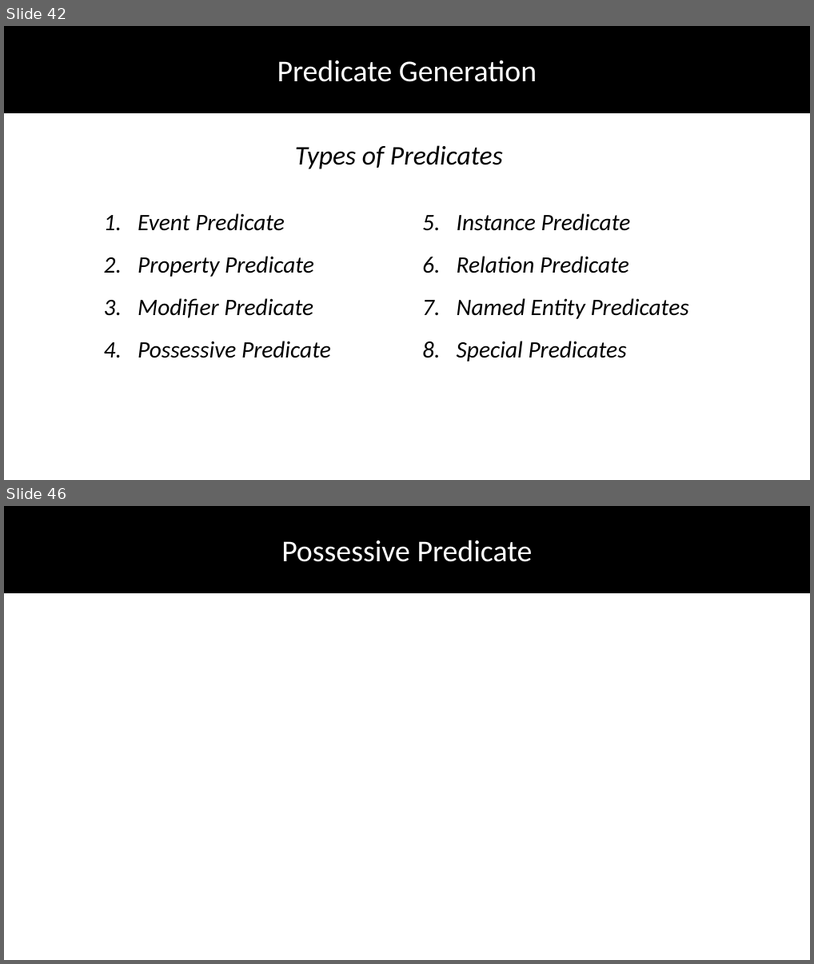
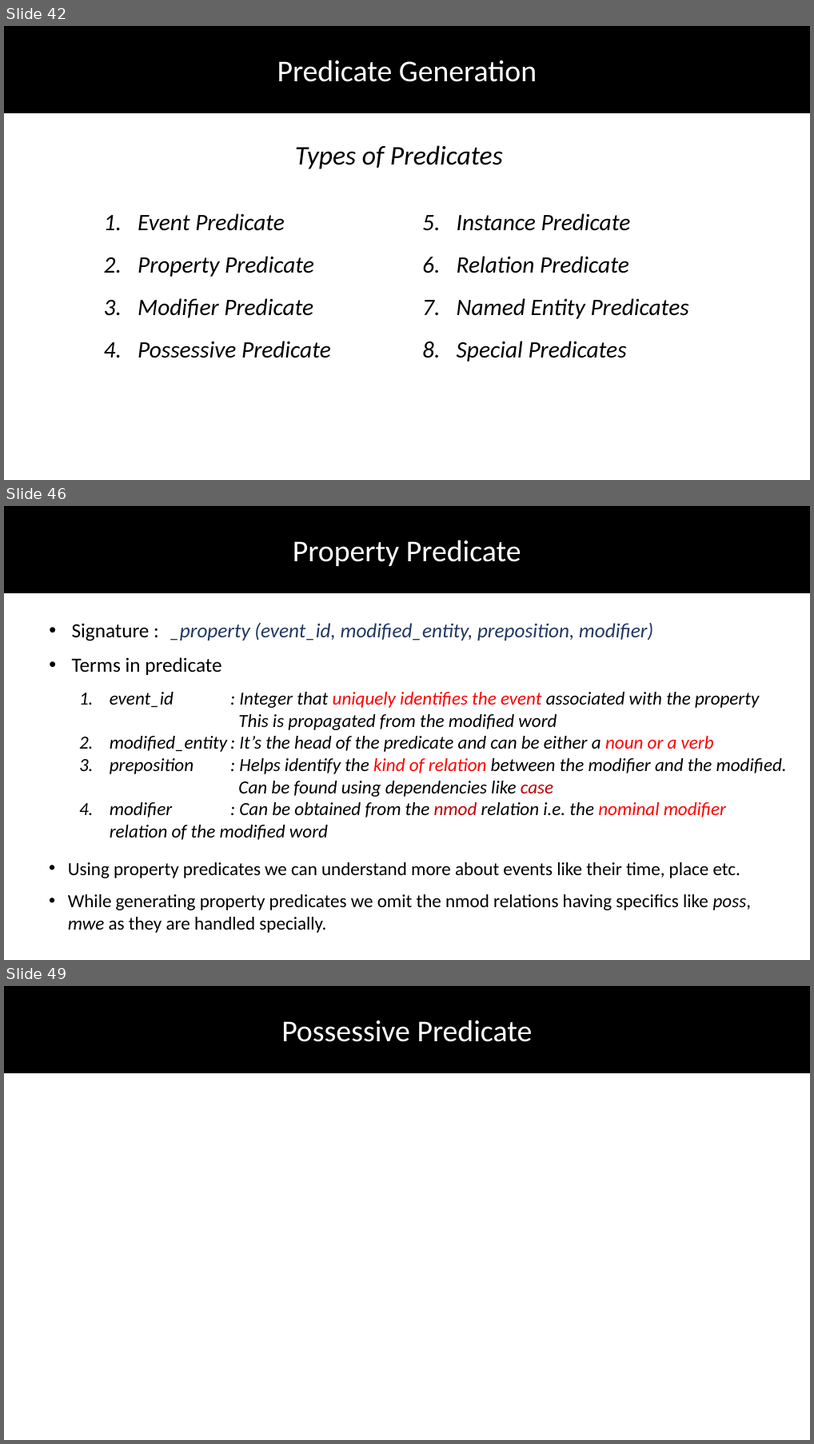
Before and after one commit to DhruvaPendharkar/thesis-project, a slide deck: Notes/ThesisPresentation.pptx. Shown one above the other, each under a label of ours: slides 42 and 46 before the commit, slides 42, 46 and 49 after it; the slides between them are not shown. The pictures are 814x964 and 814x1444 pixels, drawn with LibreOffice and Linux fonts; fonts in the diff are those of the drawing. Boxes give left, top, right and bottom in pixels: in the first picture for what was removed or moved away, otherwise in the second. Text is boxed around its words. In the diff, an @@ line names an element or a change of style, - is before the commit and + after.

Commit message:
Knowledge Generation Predicates

```diff
--- a/Notes/ThesisPresentation.pptx
+++ b/Notes/ThesisPresentation.pptx
@@ slide 46 added at (x1=4, y1=506, x2=810, y2=960), background #FFFFFF @@
@@ rectangle added at (x1=4, y1=506, x2=810, y2=592), fill #000000, outline #000000 1 pt @@
@@ text added at (x1=293, y1=540, x2=522, y2=566), 36 pt, text #FFFFFF @@
+Property Predicate
@@ text added at (x1=72, y1=622, x2=787, y2=840), 22 pt, text #000000, italic @@
+• Signature : _property (event_id, modified_entity, preposition, modifier)
+• Terms in predicate
+  1. event_id : Integer that uniquely identifies the event associated with the property
+    This is propagated from the modified word
+  2. modified_entity : It’s the head of the predicate and can be either a noun or a verb
+  3. preposition : Helps identify the kind of relation between the modifier and the modified.
+            Can be found using dependencies like case
+  4. modifier : Can be obtained from the nmod relation i.e. the nominal modifier relation of the modified word
@@ text added at (x1=68, y1=862, x2=751, y2=932), 22 pt, text #000000 @@
+• Using property predicates we can understand more about events like their time, place etc.
+• While generating property predicates we omit the nmod relations having specifics like poss, mwe as they are handled specially.
@@ what was slide 46 is now slide 49 @@
```
Also in this commit, not shown: 6 other slides added, 3 slides removed.
